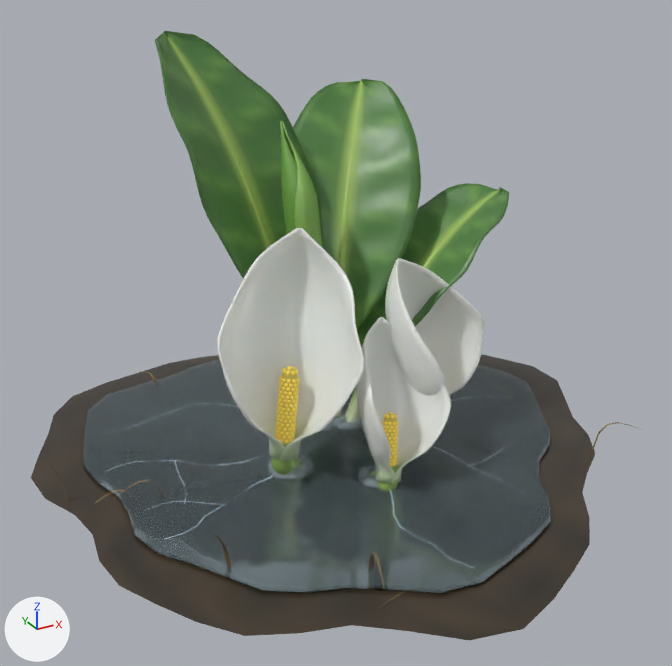
Before and after pictures for a commit that changed the Blender file render-output/f2-flowers/f2_ice_mizubasho/f2_ice_mizubasho.blend.
Both versions are drawn from a 50 mm lens placed at (-0.348, -0.614, 0.422), pointed at (-0.018, -0.014, 0.122). Arrows for +X, +Y and +Z are at lower left; the lights stay in place. The picture after the commit comes second.

The first picture shows 'f2_ice_mizubasho'.
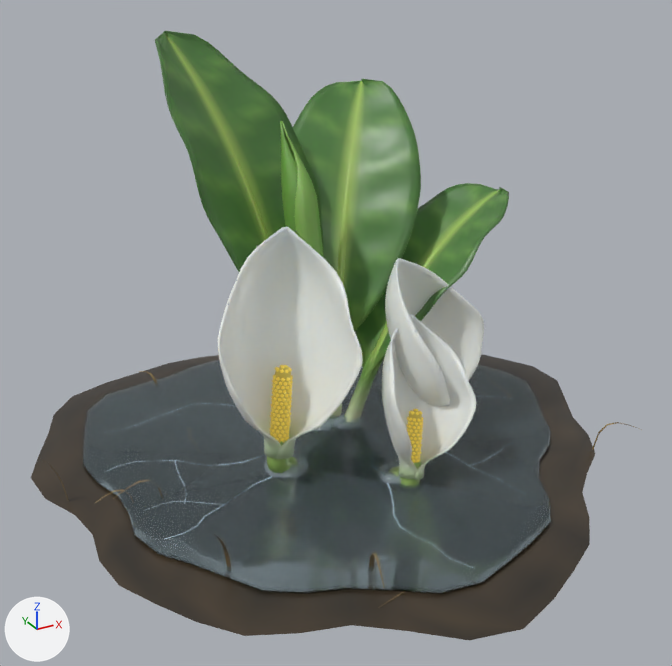
What changed in the scene script:
```text
Change me_f2_ice_mizubasho:
    where me_f2_ice_mizubasho.from_pydata(...)  # 14194 vertices, 13363 faces; spans x -0.255..0.255, y -0.252..0.252, z 0.0..0.342
    used by ob_f2_ice_mizubasho; location = (0.0, 0.0, 0.0)
    me_f2_ice_mizubasho part 1: the loose piece of 950 vertices spanning x -0.127..-0.016, y -0.082..0.02, z 0.029..0.206 is turned 8 degrees about the z axis through its middle, then moved by (-0.002, 0.004, 0.0)
    me_f2_ice_mizubasho part 2: the loose piece of 196 vertices spanning x -0.076..-0.056, y -0.03..-0.013, z 0.037..0.103 is turned 8 degrees about the z axis through its middle, then moved by (-0.003, 0.004, 0.0)
    me_f2_ice_mizubasho part 3: 4280 of 14194 vertices moved; they spanned x -0.106..0.042, y -0.102..0.011, z 0.003..0.196 and now span x -0.11..0.062, y -0.107..0.015, z 0.003..0.196; mean shift (0.011, -0.001, 0.0); largest move (0.015, -0.03, 0.124) -> (0.039, -0.036, 0.124)
```

What differs and where, as boxes (x1, y1, x2, y2) in the pictures (672 x 666 px; the box of a moved part takes in the faces that stretch with it):
part 1 of me_f2_ice_mizubasho, moved or reshaped: before (217, 228, 364, 461); after (218, 227, 363, 459)
part 2 of me_f2_ice_mizubasho, moved or reshaped: before (278, 368, 298, 442); after (273, 367, 291, 441)
part 3 of me_f2_ice_mizubasho, moved or reshaped: before (232, 246, 451, 490); after (228, 246, 477, 486)
